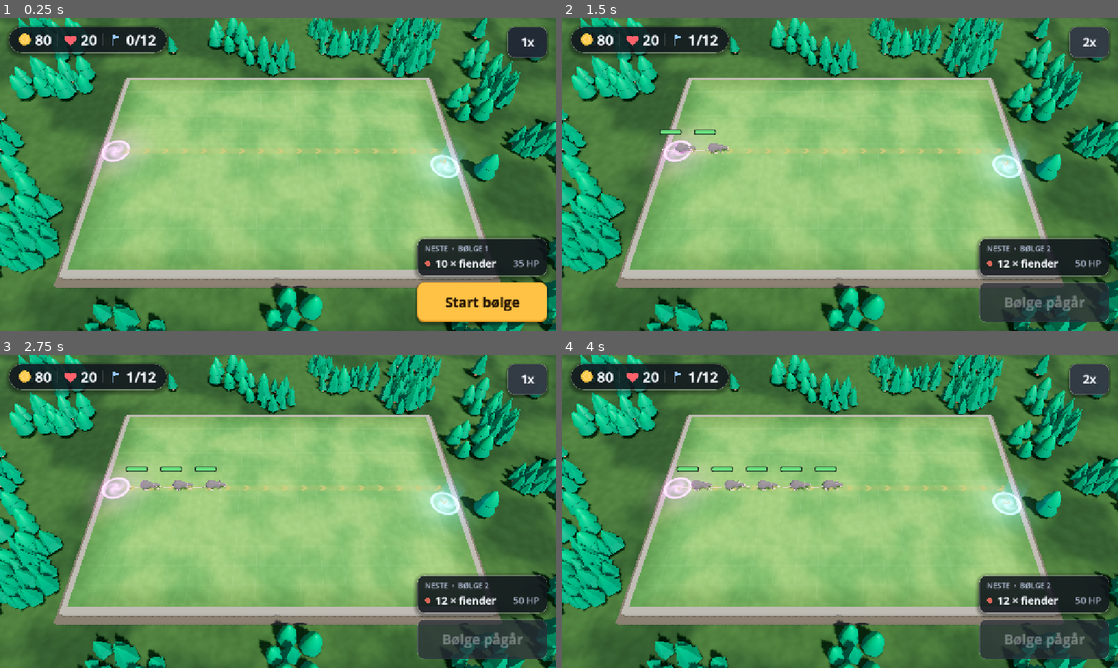
Above: before the commit, frames 1-4 (two rows, left to right).
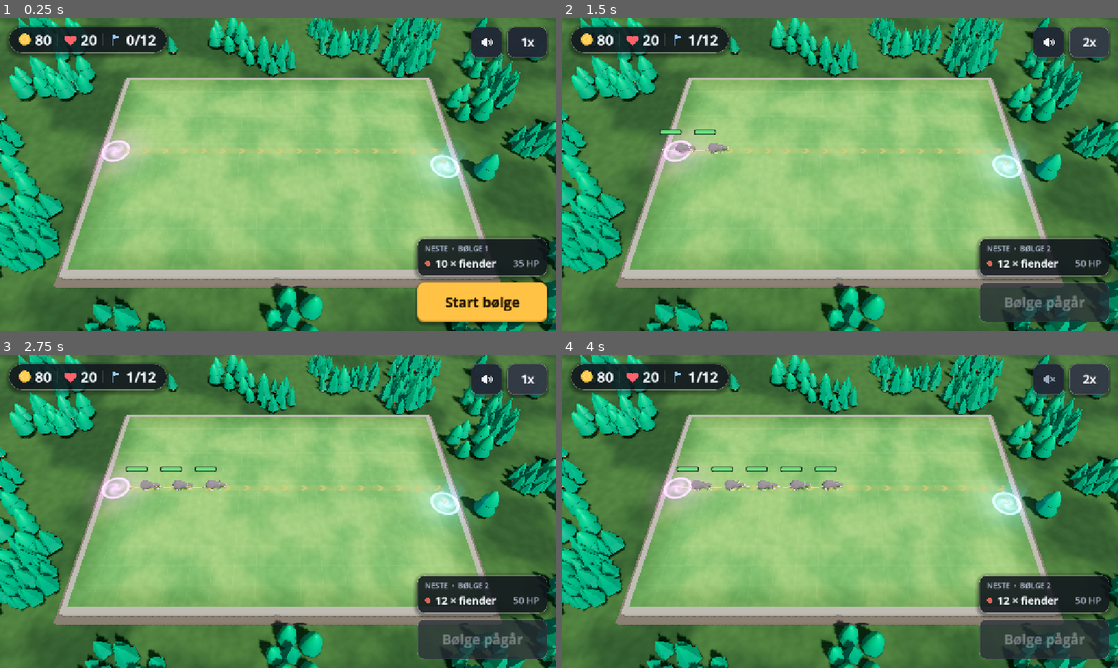
Above: after the commit, the same moments.

Repository: kristofferchr/Mazeborn-td
Game: Godot game, scene res://main.tscn
The game is run twice, just before and just after one commit, with the same random seed, the same clock (stepped at 60 frames per second) and the same inputs.
Inputs (mouse positions are in pixels of both pictures, inside the frame that each line leads up to):
- Up to frame 1 (0.25 s): no input
- Up to frame 2 (1.5 s): click "Start bølge" at 0.5 s; click "1x" at 1.25 s
- Up to frame 3 (2.75 s): click "2x" at 2 s
- Up to frame 4 (4 s): click (1051, 380) at 2.77 s; click "1x" at 3.5 s

The runs differ from the first frame. In frame 1, 0.6% of the frame differs, in the area x 84-91%, y 2-14%; in frame 2, 0.6%; in frame 3, 0.6%; in frame 4, 0.6%.

Commit message:
Play sound effects and layered music, with a mute button
GameAudio listens to the Game's signals and plays from a pool of 16
players with per-sound limits (voices at once, minimum gap, random pitch
and stealing by priority), so a full maze firing stays readable. The
calm music layer always plays; the drum layer fades in during waves.
Every button clicks. The new mute button next to the speed button uses
new sound/sound_off icons and is saved in user://settings.cfg. On the
web, audio starts with the first tap.

Co-Authored-By: Claude Opus 5.5 <noreply@anthropic.com>
Claude-Session: https://claude.ai/code/session_01N2P7G3PxPiaDcM9ztRnmNf

Diff:
--- a/game/main.gd
+++ b/game/main.gd
@@ -11,6 +11,7 @@
 var board: BoardView
 var camera: CameraRig
 var hud: Hud
+var audio: GameAudio
 var speed := 1.0
 var selected := NO_CELL
 var build_kind := "arrow"  # tower kind chosen in the build menu
@@ -46,6 +47,13 @@
 	hud.speed_pressed.connect(_toggle_speed)
 	hud.retry_pressed.connect(func() -> void: get_tree().reload_current_scene())
 	game.game_over.connect(func(_won: bool) -> void: _select(NO_CELL))
+
+	audio = GameAudio.new()
+	add_child(audio)
+	audio.setup(game)
+	hud.set_muted(audio.muted)
+	hud.mute_pressed.connect(audio.toggle_muted)
+	audio.muted_changed.connect(hud.set_muted)
 
 
 func _process(delta: float) -> void:
--- /dev/null
+++ b/game/tests/view/test_audio.gd
@@ -0,0 +1,74 @@
+extends RefCounted
+## Tests for view/audio.gd: every tower kind, element and event has a sound file.
+
+var t: Object  # test runner (check/eq)
+
+
+func _elements(config: Dictionary) -> Array[String]:
+	var out: Array[String] = [""]
+	for kind: String in config.towers.towers:
+		for node: Dictionary in config.towers.towers[kind].nodes.values():
+			var element := str(node.get("element", ""))
+			if element not in out:
+				out.append(element)
+	return out
+
+
+func test_every_tower_kind_and_element_has_fire_and_impact_sounds() -> void:
+	var config := Game.default_config()
+	var elements := _elements(config)
+	t.check(elements.size() >= 5, "elements found: %s" % [elements])
+	for kind: String in config.towers.towers:
+		t.check(GameAudio.FIRE_SOUNDS.has(kind), "no fire sound for kind %s" % kind)
+		t.check(GameAudio.IMPACT_SOUNDS.has(kind), "no impact sound for kind %s" % kind)
+		for element in elements:
+			for sound: String in [
+				GameAudio.fire_sound(kind, element), GameAudio.impact_sound(kind, element)
+			]:
+				var path := GameAudio.sound_path(sound)
+				t.check(ResourceLoader.exists(path), "%s/%s: missing %s" % [kind, element, path])
+	for element in elements:
+		if element != "":
+			t.check(GameAudio.ELEMENT_FIRE.has(element), "no fire sound for %s" % element)
+			t.check(GameAudio.ELEMENT_IMPACT.has(element), "no impact sound for %s" % element)
+
+
+func test_elements_sound_different_from_each_other() -> void:
+	var seen: Array[String] = []
+	for element: String in ["", "fire", "ice", "lightning", "nature"]:
+		var sound := GameAudio.fire_sound("elemental", element)
+		t.check(sound not in seen, "%s shares %s" % [element, sound])
+		seen.append(sound)
+
+
+func test_every_sound_loads_as_an_audio_stream() -> void:
+	var sounds := GameAudio.all_sounds()
+	for event: String in [
+		"build",
+		"upgrade",
+		"sell",
+		"death",
+		"leak",
+		"wave_start",
+		"wave_cleared",
+		"coin",
+		"victory",
+		"defeat",
+		"click",
+		"chain"
+	]:
+		t.check(GameAudio.EVENTS.has(event), "no sound for event %s" % event)
+	for sound in sounds:
+		var stream := load(GameAudio.sound_path(sound)) as AudioStream
+		t.check(stream != null, "%s does not load" % sound)
+		if stream:
+			var seconds := stream.get_length()
+			var limit := 60.0 if sound.begins_with("music") else 5.0
+			t.check(seconds > 0.02 and seconds < limit, "%s: %.2f s" % [sound, seconds])
+		t.check(GameAudio.MIX.has(sound) or sound.begins_with("music"), "%s: no mix entry" % sound)
+
+
+func test_music_layers_have_the_same_length() -> void:
+	var calm := load(GameAudio.sound_path(GameAudio.MUSIC.calm)) as AudioStream
+	var battle := load(GameAudio.sound_path(GameAudio.MUSIC.battle)) as AudioStream
+	t.check(absf(calm.get_length() - battle.get_length()) < 0.05, "layers drift apart")
--- /dev/null
+++ b/game/view/audio.gd
@@ -0,0 +1,326 @@
+class_name GameAudio
+extends Node
+## Sound effects and music. Listens to the Game's signals (the core knows
+## nothing about audio). Sounds: assets/audio/*.ogg, made by scripts/make_sfx.py.
+## A small pool of players with per-sound limits and random pitch keeps twenty
+## towers from turning into noise. Two music layers play in sync: the calm one
+## always, the drums fade in during a wave. Mute is kept in user://settings.cfg.
+## Browsers block audio until a user gesture, so on the web it starts on the
+## first tap.
+
+signal muted_changed(muted: bool)
+
+const DIR := "res://assets/audio/"
+const SETTINGS := "user://settings.cfg"
+const POOL_SIZE := 16
+const MUSIC_DB := -11.0  # calm layer
+const BATTLE_DB := -9.0  # drum layer during a wave
+const SILENT_DB := -60.0
+const FIRE_SOUNDS := {
+	"arrow": "fire_arrow",
+	"earth": "fire_earth",
+	"wind": "fire_wind",
+	"elemental": "fire_arcane",
+}
+const ELEMENT_FIRE := {
+	"fire": "fire_fire",
+	"ice": "fire_ice",
+	"lightning": "fire_lightning",
+	"nature": "fire_nature",
+}
+const IMPACT_SOUNDS := {
+	"arrow": "impact_arrow",
+	"earth": "impact_earth",
+	"wind": "impact_wind",
+	"elemental": "impact_magic",
+}
+const ELEMENT_IMPACT := {
+	"fire": "impact_fire",
+	"ice": "impact_ice",
+	"lightning": "zap_small",
+	"nature": "impact_nature",
+}
+## Game and UI events and their sound.
+const EVENTS := {
+	"build": "build",
+	"upgrade": "upgrade",
+	"sell": "sell",
+	"chain": "zap_small",
+	"death": "creep_death",
+	"coin": "coin",
+	"leak": "leak",
+	"wave_start": "wave_start",
+	"wave_cleared": "wave_cleared",
+	"victory": "victory",
+	"defeat": "defeat",
+	"click": "click",
+}
+const MUSIC := {"calm": "music_calm", "battle": "music_battle"}
+## Per sound: [volume dB, max playing at once, min seconds between starts,
+## pitch spread, priority]. A full pool steals the oldest voice of the same or
+## lower priority.
+const MIX := {
+	"fire_arrow": [-15.0, 3, 0.06, 0.12, 0],
+	"fire_earth": [-11.0, 2, 0.1, 0.08, 0],
+	"fire_wind": [-17.0, 2, 0.08, 0.15, 0],
+	"fire_arcane": [-15.0, 2, 0.08, 0.1, 0],
+	"fire_fire": [-13.0, 2, 0.1, 0.1, 0],
+	"fire_ice": [-13.0, 2, 0.09, 0.1, 0],
+	"fire_lightning": [-15.0, 2, 0.1, 0.1, 0],
+	"fire_nature": [-14.0, 2, 0.08, 0.15, 0],
+	"impact_arrow": [-16.0, 3, 0.05, 0.15, 0],
+	"impact_earth": [-10.0, 2, 0.12, 0.1, 0],
+	"impact_wind": [-15.0, 2, 0.08, 0.15, 0],
+	"impact_magic": [-15.0, 2, 0.08, 0.12, 0],
+	"impact_fire": [-12.0, 2, 0.1, 0.1, 0],
+	"impact_ice": [-13.0, 2, 0.1, 0.12, 0],
+	"impact_nature": [-13.0, 2, 0.1, 0.15, 0],
+	"zap_small": [-16.0, 2, 0.06, 0.15, 0],
+	"creep_death": [-9.0, 3, 0.06, 0.15, 1],
+	"coin": [-16.0, 2, 0.08, 0.05, 1],
+	"build": [-5.0, 2, 0.05, 0.06, 2],
+	"upgrade": [-5.0, 1, 0.05, 0.0, 2],
+	"sell": [-6.0, 1, 0.05, 0.0, 2],
+	"click": [-12.0, 2, 0.03, 0.05, 2],
+	"leak": [-5.0, 1, 0.4, 0.0, 3],
+	"wave_start": [-4.0, 1, 0.5, 0.0, 3],
+	"wave_cleared": [-5.0, 1, 0.5, 0.0, 3],
+	"victory": [-3.0, 1, 1.0, 0.0, 3],
+	"defeat": [-3.0, 1, 1.0, 0.0, 3],
+}
+const DEFAULT_MIX := [-8.0, 2, 0.05, 0.05, 1]
+
+## Browsers only allow audio after a user gesture; kept across scene reloads.
+static var _unlocked := not OS.has_feature("web")
+
+var muted := false
+var _game: Game
+var _streams: Dictionary = {}  # sound -> AudioStream
+var _pool: Array[AudioStreamPlayer] = []
+var _last_start: Dictionary = {}  # sound -> msec of the last start
+var _calm: AudioStreamPlayer
+var _battle: AudioStreamPlayer
+var _battle_tween: Tween
+
+
+## Sound of a tower kind (and element) firing.
+static func fire_sound(kind: String, element := "") -> String:
+	if element != "" and ELEMENT_FIRE.has(element):
+		return ELEMENT_FIRE[element]
+	return FIRE_SOUNDS.get(kind, FIRE_SOUNDS.arrow)
+
+
+## Sound of a shot from a tower kind (and element) landing.
+static func impact_sound(kind: String, element := "") -> String:
+	if element != "" and ELEMENT_IMPACT.has(element):
+		return ELEMENT_IMPACT[element]
+	return IMPACT_SOUNDS.get(kind, IMPACT_SOUNDS.arrow)
+
+
+static func sound_path(sound: String) -> String:
+	return DIR + sound + ".ogg"
+
+
+## Every sound this node may play.
+static func all_sounds() -> Array[String]:
+	var out: Array[String] = []
+	for table: Dictionary in [
+		FIRE_SOUNDS, ELEMENT_FIRE, IMPACT_SOUNDS, ELEMENT_IMPACT, EVENTS, MUSIC
+	]:
+		for key: String in table:
+			if str(table[key]) not in out:
+				out.append(str(table[key]))
+	return out
+
+
+func _ready() -> void:
+	process_mode = Node.PROCESS_MODE_ALWAYS
+	for i in POOL_SIZE:
+		var p := AudioStreamPlayer.new()
+		add_child(p)
+		_pool.append(p)
+	_calm = _music_player(MUSIC.calm, MUSIC_DB)
+	_battle = _music_player(MUSIC.battle, SILENT_DB)
+	_load_settings()
+	if _unlocked:
+		_start_music()
+	# Every button in the scene clicks (also ones made later, like upgrade cards).
+	get_tree().node_added.connect(_on_node_added)
+	for b: Node in get_tree().root.find_children("*", "BaseButton", true, false):
+		_on_node_added(b)
+
+
+func setup(p_game: Game) -> void:
+	_game = p_game
+	_game.tower_built.connect(func(_t: Tower) -> void: play_event("build"))
+	_game.tower_upgraded.connect(func(_t: Tower) -> void: play_event("upgrade"))
+	_game.tower_sold.connect(func(_t: Tower, _r: int) -> void: play_event("sell"))
+	_game.tower_fired.connect(_on_tower_fired)
+	_game.projectile_hit.connect(_on_projectile_hit)
+	_game.chain_hit.connect(func(_from: Vector2, _c: Creep) -> void: play_event("chain"))
+	_game.creep_killed.connect(_on_creep_killed)
+	_game.creep_leaked.connect(func(_c: Creep) -> void: play_event("leak"))
+	_game.wave_started.connect(_on_wave_started)
+	_game.wave_cleared.connect(_on_wave_cleared)
+	_game.gold_bonus.connect(_on_gold_bonus)
+	_game.game_over.connect(_on_game_over)
+
+
+func play_event(event: String, pitch := 1.0, volume := 0.0) -> bool:
+	return play(EVENTS[event], pitch, volume)
+
+
+## Plays a sound unless it is muted, too frequent or already playing too often.
+## Returns true if it started.
+func play(sound: String, pitch := 1.0, volume := 0.0) -> bool:
+	if muted or not _unlocked:
+		return false
+	var mix: Array = MIX.get(sound, DEFAULT_MIX)
+	var now := Time.get_ticks_msec()
+	if now - int(_last_start.get(sound, -100000)) < int(float(mix[2]) * 1000.0):
+		return false
+	var playing := 0
+	var free: AudioStreamPlayer = null
+	var steal: AudioStreamPlayer = null
+	for p in _pool:
+		if not p.playing:
+			if free == null:
+				free = p
+			continue
+		if p.get_meta("sound", "") == sound:
+			playing += 1
+		var older: bool = steal == null or int(p.get_meta("at", 0)) < int(steal.get_meta("at", 0))
+		if int(p.get_meta("priority", 0)) <= int(mix[4]) and older:
+			steal = p
+	if playing >= int(mix[1]):
+		return false
+	var player := free if free else steal
+	if player == null:
+		return false
+	var stream := _stream(sound)
+	if stream == null:
+		return false
+	_last_start[sound] = now
+	player.stream = stream
+	player.volume_db = float(mix[0]) + volume
+	var spread := float(mix[3])
+	player.pitch_scale = maxf(pitch * (1.0 + randf_range(-spread, spread)), 0.05)
+	player.set_meta("sound", sound)
+	player.set_meta("at", now)
+	player.set_meta("priority", int(mix[4]))
+	player.play()
+	return true
+
+
+func set_muted(value: bool) -> void:
+	muted = value
+	AudioServer.set_bus_mute(0, muted)
+	var cfg := ConfigFile.new()
+	cfg.load(SETTINGS)
+	cfg.set_value("audio", "muted", muted)
+	cfg.save(SETTINGS)
+	muted_changed.emit(muted)
+
+
+func toggle_muted() -> void:
+	set_muted(not muted)
+
+
+func _load_settings() -> void:
+	var cfg := ConfigFile.new()
+	if cfg.load(SETTINGS) == OK:
+		muted = bool(cfg.get_value("audio", "muted", false))
+	AudioServer.set_bus_mute(0, muted)
+
+
+func _stream(sound: String) -> AudioStream:
+	if not _streams.has(sound):
+		var path := sound_path(sound)
+		_streams[sound] = load(path) as AudioStream if ResourceLoader.exists(path) else null
+	return _streams[sound]
+
+
+func _music_player(sound: String, db: float) -> AudioStreamPlayer:
+	var p := AudioStreamPlayer.new()
+	var stream := _stream(sound)
+	if stream is AudioStreamOggVorbis:
+		(stream as AudioStreamOggVorbis).loop = true
+	p.stream = stream
+	p.volume_db = db
+	add_child(p)
+	return p
+
+
+func _start_music() -> void:
+	if _calm.stream and not _calm.playing:
+		# Start both layers together so they stay in time.
+		_calm.play()
+		_battle.play()
+		if _game and _game.phase == Game.Phase.WAVE:
+			_battle.volume_db = BATTLE_DB
+
+
+## Fades the drum layer in (during a wave) or out.
+func _set_battle(on: bool, seconds: float) -> void:
+	if _battle_tween:
+		_battle_tween.kill()
+	_battle_tween = create_tween()
+	_battle_tween.tween_property(_battle, "volume_db", BATTLE_DB if on else SILENT_DB, seconds)
+
+
+func _input(event: InputEvent) -> void:
+	if _unlocked:
+		return
+	var gesture := (
+		(event is InputEventScreenTouch and (event as InputEventScreenTouch).pressed)
+		or (event is InputEventMouseButton and (event as InputEventMouseButton).pressed)
+		or (event is InputEventKey and (event as InputEventKey).pressed)
+	)
+	if gesture:
+		_unlocked = true
+		_start_music()
+
+
+func _on_node_added(node: Node) -> void:
+	if node is BaseButton and not node.has_meta("click"):
+		node.set_meta("click", true)
+		(node as BaseButton).pressed.connect(func() -> void: play_event("click"))
+
+
+func _on_tower_fired(tower: Tower, _creep: Creep, _damage: int) -> void:
+	play(fire_sound(tower.kind, tower.element()))
+
+
+func _on_projectile_hit(p: Projectile, creep: Creep) -> void:
+	if creep or p.stats.has("splash_radius"):
+		play(impact_sound(p.kind, p.element))
+
+
+func _on_creep_killed(creep: Creep) -> void:
+	if creep.kind == "boss":
+		play_event("death", 0.6, 5.0)
+	else:
+		play_event("death", 1.15 if creep.flying else 1.0)
+	play_event("coin")
+
+
+func _on_wave_started(_number: int) -> void:
+	play_event("wave_start")
+	_set_battle(true, 2.0)
+
+
+func _on_wave_cleared(number: int) -> void:
+	if number < _game.waves.size():
+		play_event("wave_cleared")  # the last one gets the victory fanfare
+	_set_battle(false, 4.0)
+
+
+func _on_gold_bonus(_amount: int, reason: String) -> void:
+	if reason == "early":
+		play_event("coin", 0.9)
+
+
+func _on_game_over(won: bool) -> void:
+	play_event("victory" if won else "defeat")
+	_set_battle(false, 1.5)
+	create_tween().tween_property(_calm, "volume_db", MUSIC_DB - 8.0, 1.5)
--- a/game/view/hud.gd
+++ b/game/view/hud.gd
@@ -1,7 +1,8 @@
 class_name Hud
 extends CanvasLayer
 ## Heads-up display: resources, wave controls, the next-wave card, the build
-## menu and tower panel, health bars, floating gold and the end screen.
+## menu and tower panel, health bars, floating gold, the mute button and the
+## end screen.
 ## Reads the game state; user actions are sent out as signals. Look: UiStyle.
 
 signal start_wave_pressed
@@ -11,6 +12,7 @@
 signal sell_pressed
 signal targeting_pressed
 signal speed_pressed
+signal mute_pressed
 signal retry_pressed
 
 const MARGIN := 20.0
@@ -39,6 +41,8 @@
 var _lives: Label
 var _wave: Label
 var _speed: Button
+var _mute: Button
+var _mute_icon: UiIcon
 var _start: Button
 var _next: PanelContainer
 var _next_title: Label
@@ -132,6 +136,13 @@
 
 func set_speed_text(text: String) -> void:
 	_speed.text = text
+
+
+## Shows the sound on/off icon on the mute button.
+func set_muted(muted: bool) -> void:
+	_mute_icon.kind = "sound_off" if muted else "sound"
+	_mute_icon.color = UiStyle.MUTED if muted else UiStyle.TEXT
+	_mute_icon.queue_redraw()
 
 
 func _process(_delta: float) -> void:
@@ -345,6 +356,16 @@
 	_speed.custom_minimum_size = Vector2(92, 72)
 	_root.add_child(_speed)
 
+	_mute = _button("", "secondary", func() -> void: mute_pressed.emit())
+	_mute.custom_minimum_size = Vector2(72, 72)
+	var center := CenterContainer.new()
+	center.set_anchors_preset(Control.PRESET_FULL_RECT)
+	center.mouse_filter = Control.MOUSE_FILTER_IGNORE
+	_mute.add_child(center)
+	_mute_icon = UiIcon.make("sound", UiStyle.TEXT, 36)
+	center.add_child(_mute_icon)
+	_root.add_child(_mute)
+
 	_start = _button("Start bølge", "primary", func() -> void: start_wave_pressed.emit())
 	_start.custom_minimum_size = Vector2(300, 92)
 	_start.add_theme_font_size_override("font_size", 32)
@@ -353,7 +374,7 @@
 	_build_next_card()
 	_build_panel()
 	_build_end_screen()
-	_ui = [_top, _speed, _start, _panel]
+	_ui = [_top, _speed, _mute, _start, _panel]
 
 
 func _build_next_card() -> void:
@@ -620,6 +641,8 @@
 	_top.position = Vector2(left, top)
 	_speed.size = _speed.custom_minimum_size
 	_speed.position = Vector2(right - _speed.size.x, top)
+	_mute.size = _mute.custom_minimum_size
+	_mute.position = Vector2(_speed.position.x - 12.0 - _mute.size.x, top)
 	_start.size = _start.custom_minimum_size
 	_start.position = Vector2(right - _start.size.x, bottom - _start.size.y)
 	_next.reset_size()
--- a/game/view/ui_icon.gd
+++ b/game/view/ui_icon.gd
@@ -1,6 +1,7 @@
 class_name UiIcon
 extends Control
-## Small vector icons drawn in code (no image files): dot, coin, heart, flag, speed.
+## Small vector icons drawn in code (no image files): dot, coin, heart, flag,
+## speed, sound and sound_off.
 
 var kind := "coin"
 var color := Color.WHITE
@@ -66,3 +67,32 @@
 					),
 					color
 				)
+		"sound", "sound_off":
+			_draw_speaker(c, s)
+
+
+## A speaker with sound waves, or crossed out with an x.
+func _draw_speaker(c: Vector2, s: float) -> void:
+	var x := c.x - s * 0.34
+	draw_rect(Rect2(x, c.y - s * 0.12, s * 0.16, s * 0.24), color)
+	draw_colored_polygon(
+		PackedVector2Array(
+			[
+				Vector2(x + s * 0.12, c.y - s * 0.12),
+				Vector2(x + s * 0.36, c.y - s * 0.32),
+				Vector2(x + s * 0.36, c.y + s * 0.32),
+				Vector2(x + s * 0.12, c.y + s * 0.12),
+			]
+		),
+		color
+	)
+	var w := maxf(s * 0.07, 1.5)
+	var o := Vector2(x + s * 0.42, c.y)
+	if kind == "sound":
+		for r: float in [s * 0.14, s * 0.27]:
+			draw_arc(o, r, -PI * 0.3, PI * 0.3, 12, color, w, true)
+	else:
+		var a := Vector2(o.x + s * 0.06, c.y - s * 0.14)
+		var d := s * 0.26
+		draw_line(a, a + Vector2(d, d), color, w, true)
+		draw_line(a + Vector2(0, d), a + Vector2(d, 0), color, w, true)
Not shown, added: game/tests/view/test_audio.gd.uid
Not shown, added: game/view/audio.gd.uid
